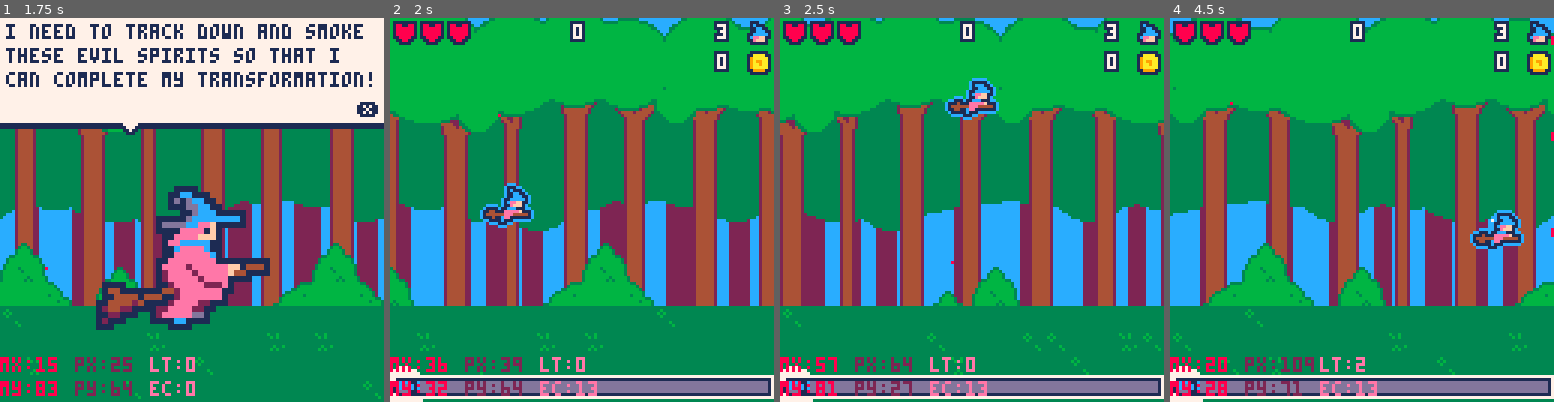
Above: before the commit, frames 1-4 (left to right).
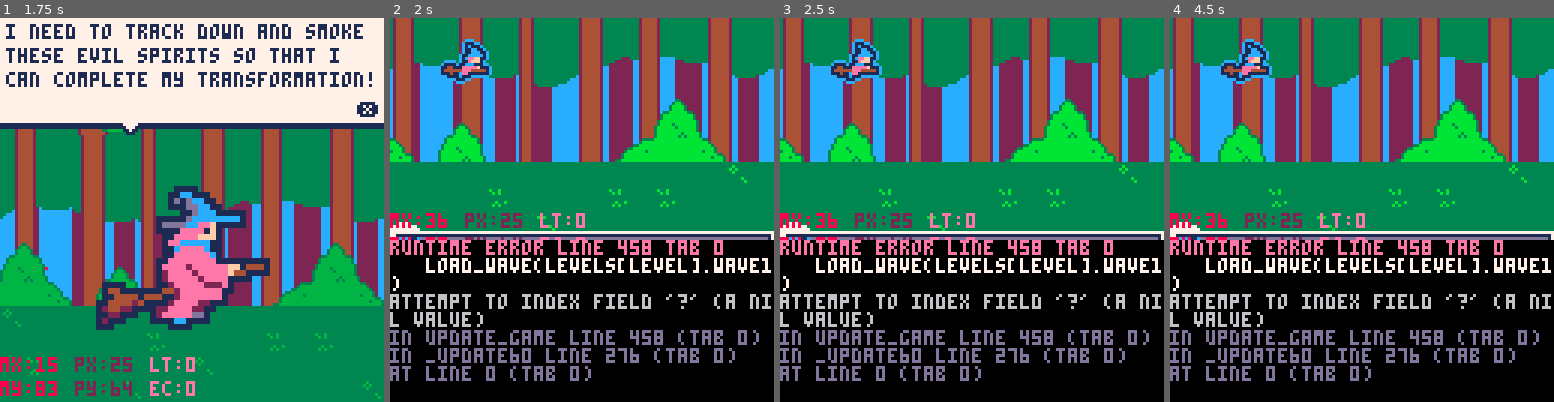
Above: after the commit, the same moments.

Repository: roseblack02/pico8-witch_blaster
Game: PICO-8 cartridge witch_blaster.p8
Two runs of this game, one before a commit and one after it. Both use one fixed random seed, a clock stepped at 60 frames per second and the inputs below.
Inputs (mouse positions are in pixels of both pictures, inside the frame that each line leads up to):
- Up to frame 1 (1.75 s): tap X (X key) at 0.33, 1.07 s; click (280, 121) at 0.67 s; tap O (Z key) at 0.7, 1.7 s; click (46, 267) at 1.22 s; hold Right from 1.6 s (still down)
- Up to frame 2 (2 s): keep holding Right; click (497, 114) at 1.77 s; tap X (X key) at 1.85 s
- Up to frame 3 (2.5 s): release Right at 2.1 s; tap O (Z key) at 2.1 s; hold Up 2.15-2.42 s; click (952, 259) at 2.32 s; hold Right from 2.47 s (still down)
- Up to frame 4 (4.5 s): tap O (Z key) every 0.4 s from 2.5 to 4.1 s; click (1404, 106) at 2.87 s; tap X (X key) at 2.97, 4.08 s; release Right at 3.03 s; hold Left 3.08-3.58 s; click (1465, 256) at 3.42 s; hold Down 3.63-3.97 s; click (1231, 102) at 3.97 s; hold Right from 4.02 s (still down)

Frame 1 is identical in both runs. In frame 2, 91% of the frame differs, in the area x 0-100%, y 0-100%; in frame 3, 89%; in frame 4, 90%.
Error after the commit: runtime error line 458 tab 0; load_wave(levels[level].wave1); attempt to index field '?' (a nil value)

Commit message:
working on level 3

Diff:
--- a/levels.lua
+++ b/levels.lua
@@ -29,3 +29,14 @@
 				owls={{400,32},{450,64},{500,96}}
 			}
 		}
+
+--[[level3={wave1={owls={{215,44},{215,84},
+						{265,54},{265,74}},
+				snails={{130,104},{150,104},{170,114},{190,114},{210,94},{230,94}},
+				flies={{375,34},{385,34},{395,34},{405,34},{375,64},{385,64},{395,64},{405,64},{375,94},{385,94},{395,94},{405,94}}
+			},
+		wave2={
+			},
+		wave3={
+			}
+		}--]]
--- a/witch_blaster.p8
+++ b/witch_blaster.p8
@@ -4,22 +4,21 @@
 --main tab
 
 --[[todo
-	Make 8 levels (4 and 8 are bosses)
-	Make boss enemies (egg) (wizard)
-	Maybe extra levels and a second final boss (wizard) due to extra time
+	make 6 levels (3 and 6 are bosses)
+	make boss enemies (egg) (wizard)
 
 	game music
 	shop music
 	at least 1 boss song ideally 2
 
-	Make little ending animation (say something frickin cool like "get smoked babee B)")
-
-	Make intro animation with story text (say somthin like "i need to ice that fool >:(")
-
-	Refine enemies
-	Refine movement
-	Refine sprites
-	Refine shop
+	make little ending animation (say something frickin cool like "get smoked babee B)")
+
+	make intro animation with story text (say somthin like "i need to ice that fool >:(")
+
+	refine enemies
+	refine movement
+	refine sprites
+	refine shop
 ]]--
 
 function _init()
@@ -47,8 +46,8 @@
 
 	--get level info from text file
 	#include levels.lua
-	levels={level1,level2,level3,level4,level5}
-	level=2
+	levels={level1,level2,level3,level4,level5,level6}
+	level=3
 	level_timer=0
 	wave1,wave2,wave3=true,false,false
 	level_clear=false
